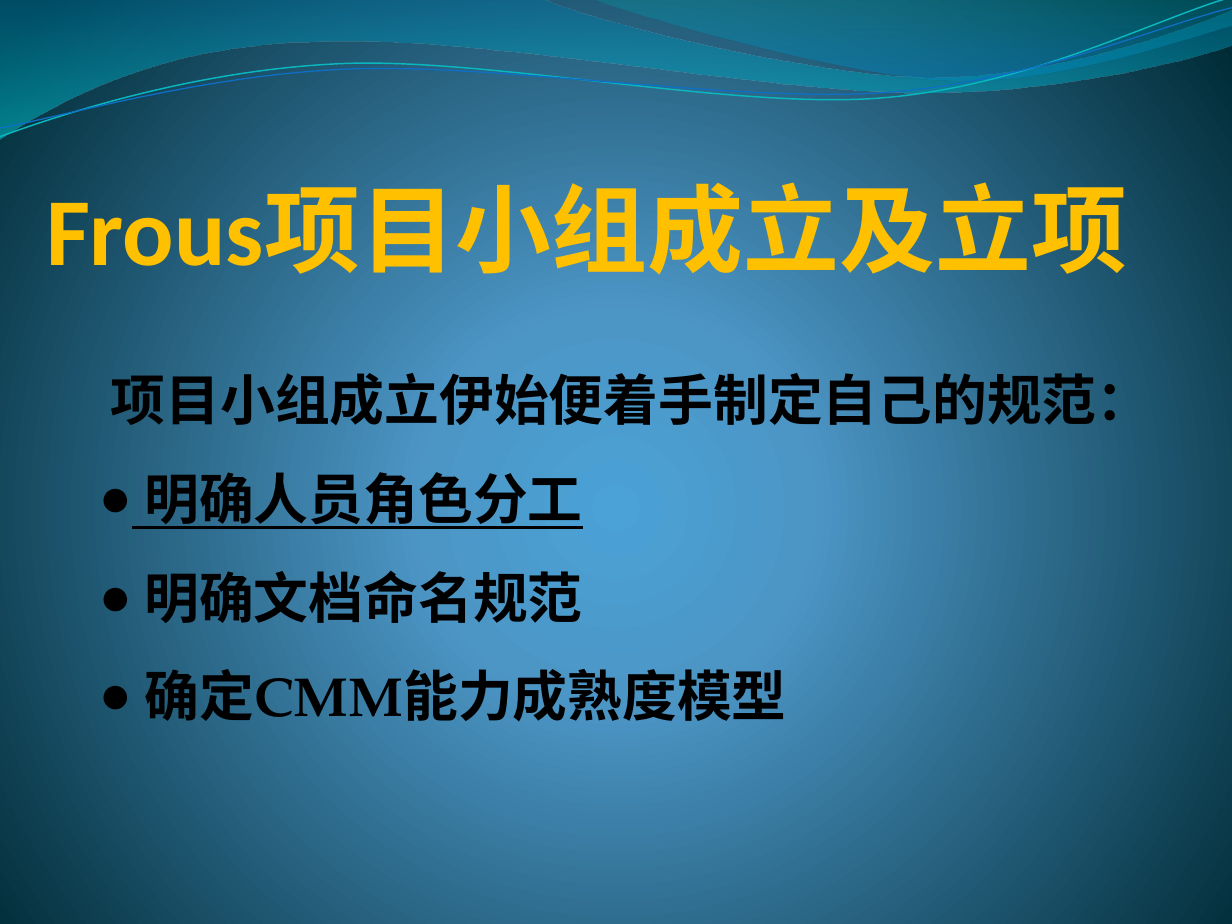
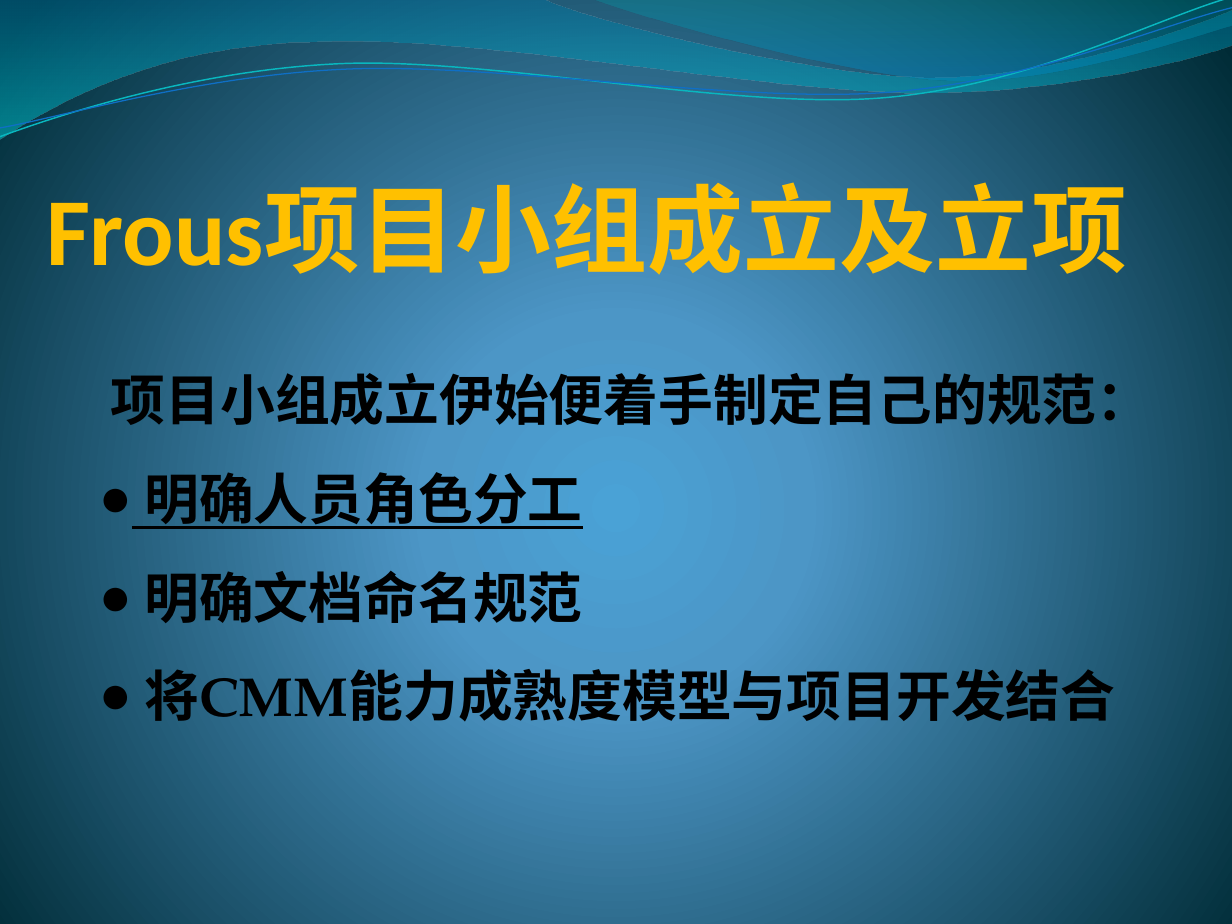
Before and after one commit to yaxing/sherry-forus, a slide deck: slide 7 of 项目相关文档/Sherry/项目监控/项目进展报告/项目答辩_2009-01-15_Forus.pptx (slide 3 before the commit). Drawn at 1232x924 pixels with LibreOffice and Linux fonts; fonts in the diff are those of the drawing. Boxes give left, top, right and bottom in pixels: in the first picture for what was removed or moved away, otherwise in the second. Text is boxed around its words. In the diff, an @@ line names an element or a change of style, - is before the commit and + after.

```diff
--- a/项目相关文档/Sherry/项目监控/项目进展报告/项目答辩_2009-01-15_Forus.pptx
+++ b/项目相关文档/Sherry/项目监控/项目进展报告/项目答辩_2009-01-15_Forus.pptx
@@ text at bbox=[144, 660, 1115, 730]: text changed @@
-● 确定CMM能力成熟度模型
+● 将CMM能力成熟度模型与项目开发结合
```
Also in this commit, not shown: 4 slides added.
